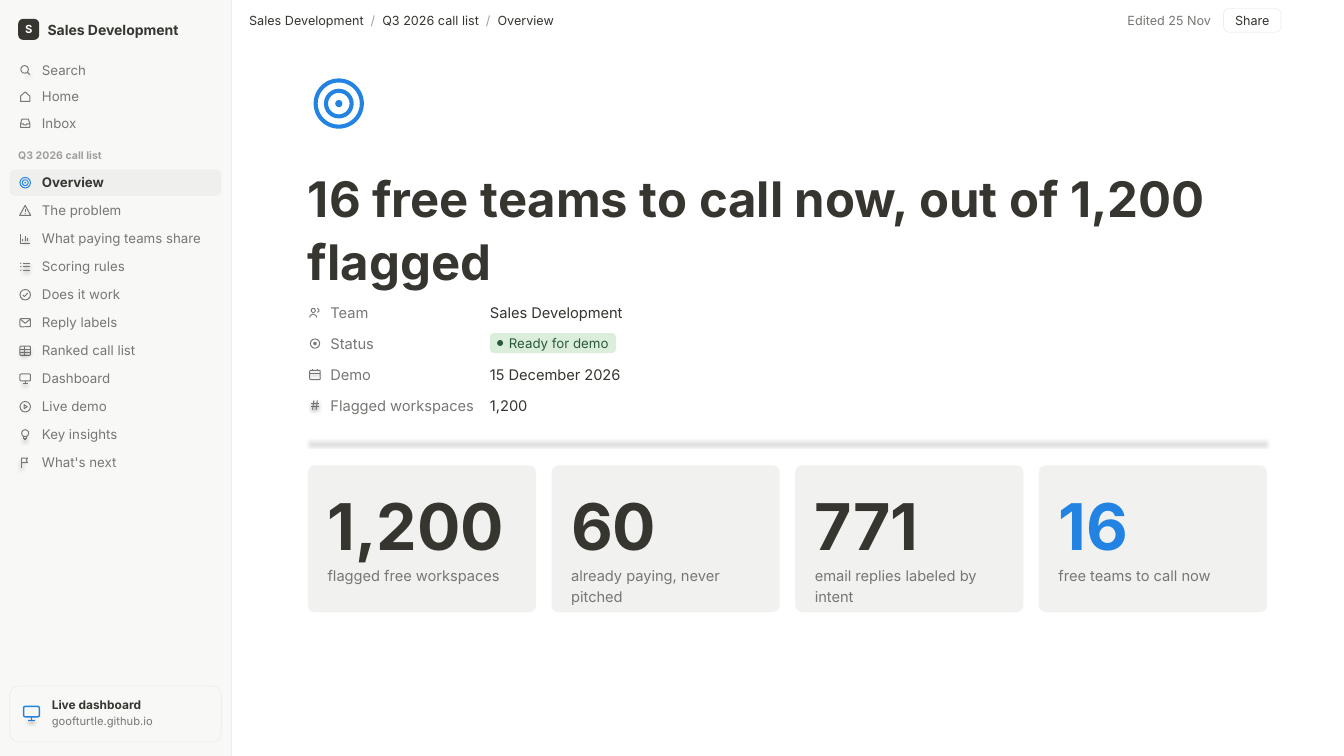
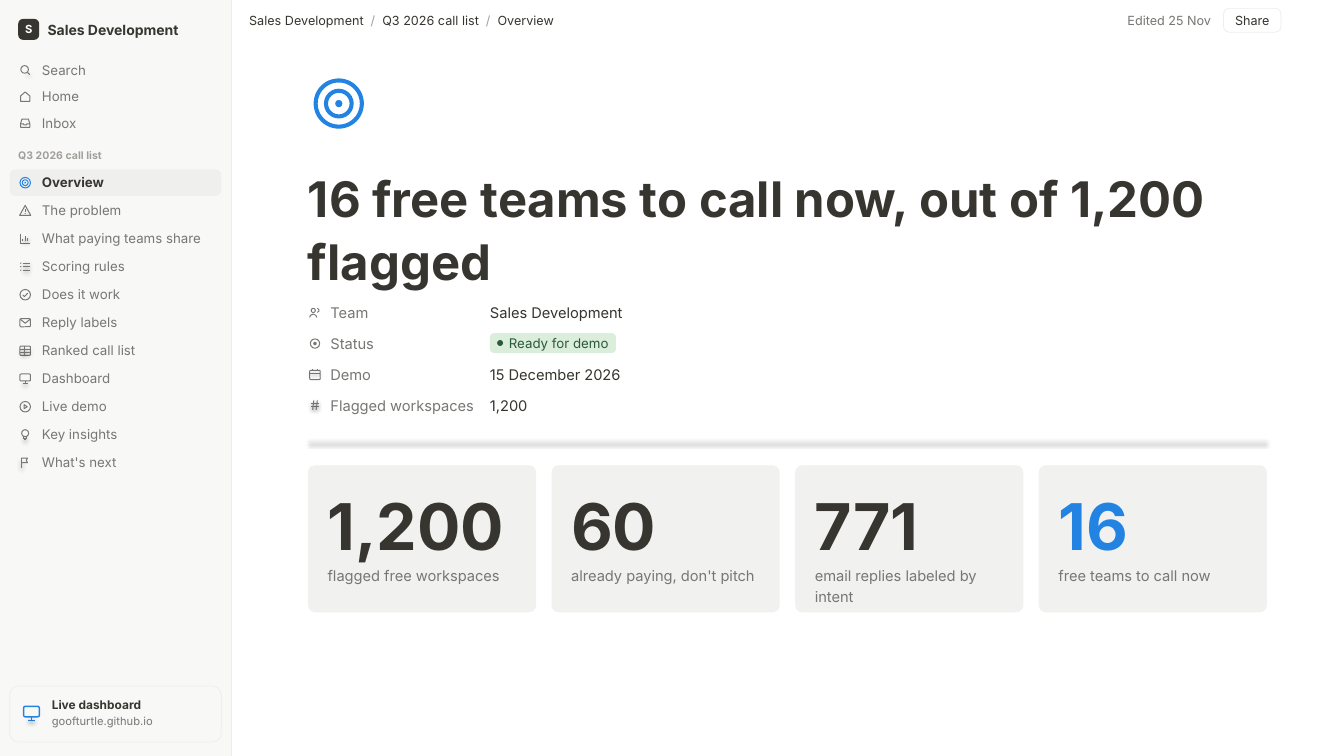
Before and after one commit to Goofturtle/flagged-accounts-q3-2026, a slide deck: slide 2 of deck/Who to Call First - Q3 2026 call list.pptx. Drawn at 1344x756 pixels with LibreOffice and Linux fonts; fonts in the diff are those of the drawing. Boxes give left, top, right and bottom in pixels: in the first picture for what was removed or moved away, otherwise in the second. Text is boxed around its words. In the diff, an @@ line names an element or a change of style, - is before the commit and + after.

```diff
--- a/deck/Who to Call First - Q3 2026 call list.pptx
+++ b/deck/Who to Call First - Q3 2026 call list.pptx
@@ text at <box>571,570,755,584</box>: text changed @@
-already paying, never pitched
+already paying, don't pitch
```
Also in this commit, not shown: 1 other slide changed, 1 other file.
